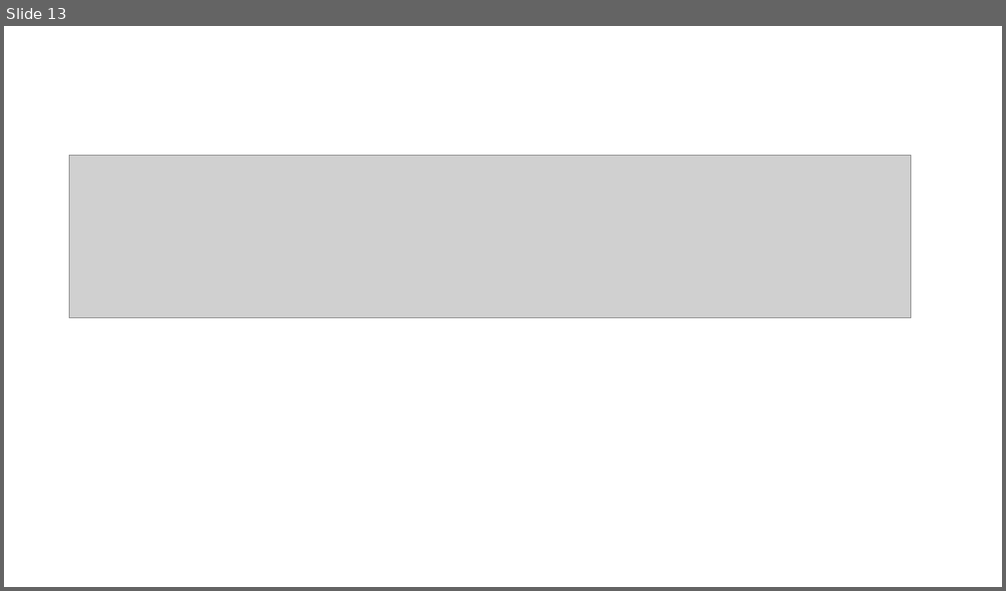
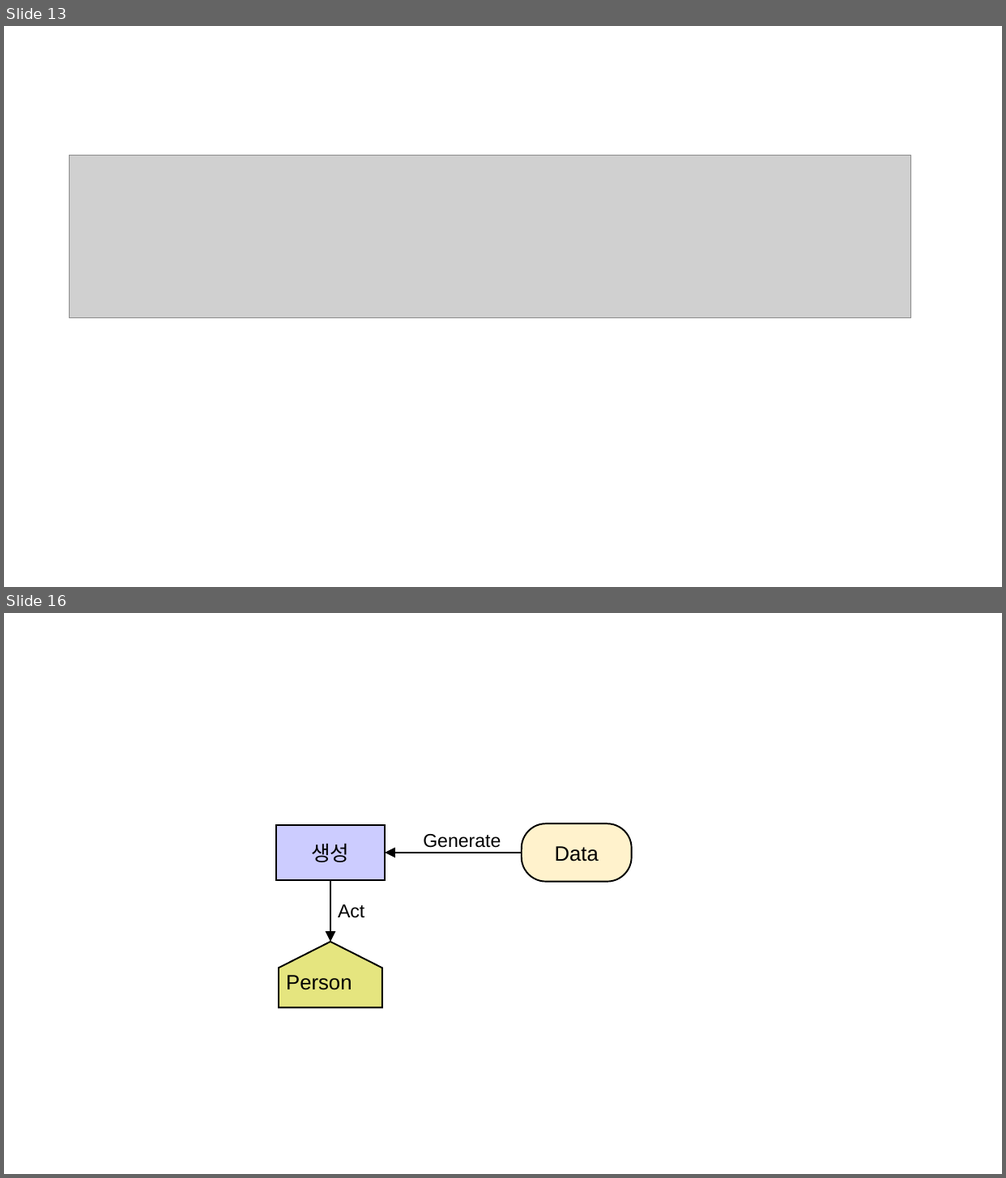
Before and after one commit to YYuJeong/Provenance-Data-Management-System, a slide deck: 그래프모델링.pptx. Shown one above the other, each under a label of ours: slide 13 before the commit, slides 13 and 16 after it; the slides between them are not shown. The pictures are 1006x591 and 1006x1178 pixels, drawn with LibreOffice and Linux fonts; fonts in the diff are those of the drawing; grey boxes stand for pictures. Boxes give left, top, right and bottom in pixels: in the first picture for what was removed or moved away, otherwise in the second. Text is boxed around its words. In the diff, an @@ line names an element or a change of style, - is before the commit and + after.

```diff
--- a/그래프모델링.pptx
+++ b/그래프모델링.pptx
@@ slide 16 added at [4,613,1002,1174], background #FFFFFF @@
@@ rectangle added at [275,825,385,880], fill #CCCCFF, outline #000000 1.5 pt, 20 pt, text #000000 @@
+생성
@@ rounded rectangle added at [522,824,632,882], fill #FFF2CC, outline #000000 1.5 pt, 20 pt, text #000000 @@
+Data
@@ arrow added from (522, 853) to (385, 853), #000000 1.5 pt @@
@@ text added at [423,834,501,848], 18 pt, text #000000 @@
+Generate
@@ arrow added from (330, 880) to (330, 942), #000000 1.5 pt @@
@@ text added at [338,905,364,918], 18 pt, text #000000 @@
+Act
@@ pentagon arrow added at [279,942,382,1007], fill #E5E57F, outline #000000 1.5 pt, 20 pt, text #000000 @@
+Person
```
Also in this commit, not shown: 1 slide changed, 4 other slides added.
